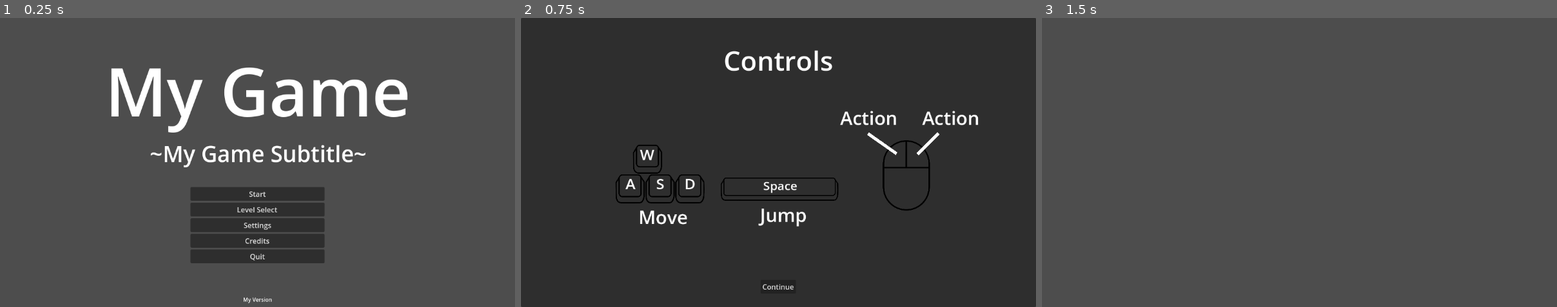
Above: before the commit, frames 1-3 (left to right).
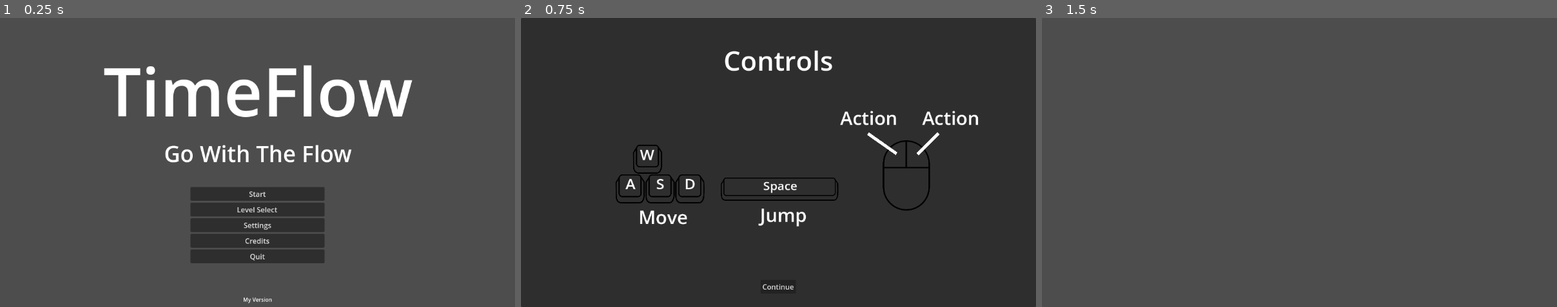
Above: after the commit, the same moments.

Repository: Lila-Kuhlt/timeflow
Game: Godot game, scene res://gamemanager/gamemanager.tscn
The game is run twice, just before and just after one commit, with the same random seed, the same clock (stepped at 60 frames per second) and the same inputs.
Inputs:
- Up to frame 1 (0.25 s): no input
- Up to frame 2 (0.75 s): click "Start" at 0.5 s
- Up to frame 3 (1.5 s): click "Continue" at 1.25 s

The runs differ from the first frame. In frame 1, 6.5% of the frame differs, in the area x 20-81%, y 16-52%; in frame 2, nothing differs; in frame 3, nothing differs.

Commit message:
Update displayed text

Diff:
--- a/autoloads/settings/graphics_settings.gd
+++ b/autoloads/settings/graphics_settings.gd
@@ -13,20 +13,6 @@
 								   DisplayMode.WINDOWED_FULLSCREEN,
 								   {"options": ["Fullscreen", "Windowed Fullscreen", "Windowed"]},
 								   _set_display_mode))
-	Settings.add_setting("3d_aa_mode", Settings.Setting.new("3D Anti-Aliasing Mode",
-						   Settings.SettingCategory.GRAPHICS,
-						   Settings.SettingType.ENUM,
-						   AAMode_3D.DISABLED,
-						   {"options": ["Disabled", "FXAA", "TAA", "MSAA 2x", "MSAA 4x", "FSR 2"]},
-						   _set_aa_mode_3d))
-	# 2D MSAA is not yet available in the Compatibility renderer
-	if (ProjectSettings.get_setting_with_override("rendering/renderer/rendering_method") != "gl_compatibility"):
-		Settings.add_setting("2d_aa_mode", Settings.Setting.new("2D Anti-Aliasing Mode",
-							Settings.SettingCategory.GRAPHICS,
-							Settings.SettingType.ENUM,
-							AAMode_3D.DISABLED,
-							{"options": ["Disabled", "MSAA 2x", "MSAA 4x", "MSAA 8x"]},
-							_set_aa_mode_2d))
 
 static func _set_display_mode(display_mode: DisplayMode):
 	match display_mode:
@@ -36,25 +22,3 @@
 			Global.game_manager.get_window().mode = Window.MODE_FULLSCREEN
 		DisplayMode.WINDOWED:
 			Global.game_manager.get_window().mode = Window.MODE_WINDOWED
-
-static func _set_aa_mode_3d(mode: AAMode_3D):
-	var vp = Global.game_manager.get_viewport()
-	vp.use_taa = false
-	vp.screen_space_aa = Viewport.SCREEN_SPACE_AA_DISABLED
-	vp.msaa_3d = Viewport.MSAA_DISABLED
-	vp.msaa_2d = Viewport.MSAA_DISABLED
-	vp.scaling_3d_mode = Viewport.SCALING_3D_MODE_BILINEAR
-	match mode:
-		AAMode_3D.FXAA: vp.screen_space_aa = Viewport.SCREEN_SPACE_AA_FXAA
-		AAMode_3D.TAA: vp.use_taa = true
-		AAMode_3D.MSAA_2X: vp.msaa_3d = Viewport.MSAA_2X
-		AAMode_3D.MSAA_4X: vp.msaa_3d = Viewport.MSAA_4X
-		AAMode_3D.FSR_2: vp.scaling_3d_mode = Viewport.SCALING_3D_MODE_FSR2
-
-static func _set_aa_mode_2d(mode: AAMode_2D):
-	var vp = Global.game_manager.get_viewport()
-	vp.msaa_2d = Viewport.MSAA_DISABLED
-	match mode:
-		AAMode_2D.MSAA_2X: vp.msaa_2d = Viewport.MSAA_2X
-		AAMode_2D.MSAA_4X: vp.msaa_2d = Viewport.MSAA_4X
-		AAMode_2D.MSAA_8X: vp.msaa_2d = Viewport.MSAA_8X
--- a/ui/screens/credit-screen/credit_screen.tscn
+++ b/ui/screens/credit-screen/credit_screen.tscn
@@ -51,13 +51,13 @@
 
 [node name="LabelCreatedBy" type="Label" parent="VBoxContainer/ScrollContainer/VBoxContainer"]
 layout_mode = 2
-text = "Created by You"
+text = "Created by Lila Pause"
 label_settings = SubResource("LabelSettings_cutkl")
 horizontal_alignment = 1
 
 [node name="LabelSpecialThanks" type="Label" parent="VBoxContainer/ScrollContainer/VBoxContainer"]
 layout_mode = 2
-text = "Special thanks to Also You"
+text = "Special thanks to KIT GameJam"
 horizontal_alignment = 1
 
 [node name="Spacer" type="Control" parent="VBoxContainer/ScrollContainer/VBoxContainer"]
--- a/ui/screens/title-screen/title_screen.tscn
+++ b/ui/screens/title-screen/title_screen.tscn
@@ -40,7 +40,7 @@
 [node name="Label" type="Label" parent="CenterContainer/VBoxContainer"]
 custom_minimum_size = Vector2(731.345, 0)
 layout_mode = 2
-text = "My Game"
+text = "TimeFlow"
 label_settings = SubResource("LabelSettings_s0ue6")
 horizontal_alignment = 1
 autowrap_mode = 2
@@ -48,7 +48,7 @@
 [node name="Label2" type="Label" parent="CenterContainer/VBoxContainer"]
 custom_minimum_size = Vector2(731.345, 0)
 layout_mode = 2
-text = "~My Game Subtitle~"
+text = "Go With The Flow"
 label_settings = SubResource("LabelSettings_73xnf")
 horizontal_alignment = 1
 autowrap_mode = 2
